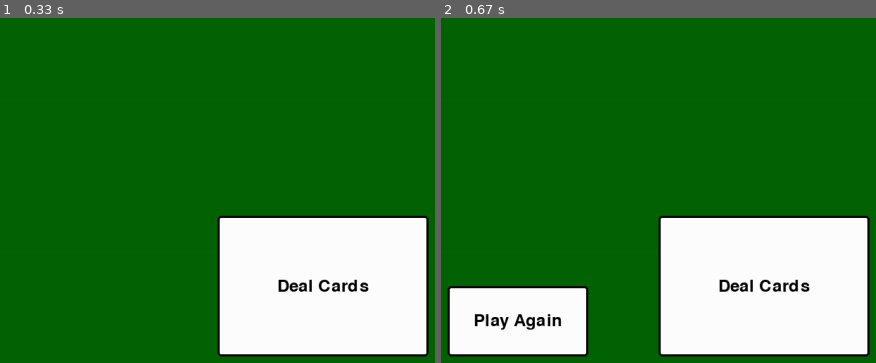
Above: before the commit, frames 1-2 (left to right).
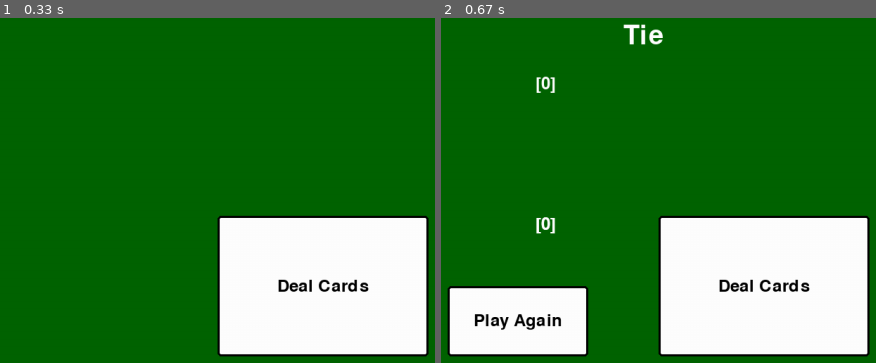
Above: after the commit, the same moments.

Repository: restodruid1/pygameBlackjackGUI
Game: pygame game, started from gamefile.py
Same seed, same stepped clock (60 frames per second), same inputs: the game is played once before the commit and once after it.
Inputs (mouse positions are in pixels of both pictures, inside the frame that each line leads up to):
- Up to frame 1 (0.33 s): no input
- Up to frame 2 (0.67 s): press the mouse at (762, 287) at 0.37 s; move the mouse to (619, 331) at 0.47 s; release the mouse at (outside the picture) at 0.6 s

Frame 1 is identical in both runs. In frame 2, 0.6% of the frame differs, in the area x 21-52%, y 1-63%.

Commit message:
Card total counter & winner feature

Diff:
--- a/gamefile.py
+++ b/gamefile.py
@@ -161,8 +161,6 @@
             dealer_value += 10
         else:
             dealer_value += int(value[0])
-    print(player_value)
-    print(dealer_value)
     return player_value, dealer_value
 
 def display_cards_ext():
@@ -178,7 +176,42 @@
         for i in range(len(dealer_hand)):
             display_player_cards("dealer",dealer_hand[i] ,[(550+((i-1)*100)),100,150,150])
 
-
+def display_dealer_score(total):
+    card_text = f'[{total[1]}]'
+    card_color = 'white'
+    font = pygame.font.Font(None, 36)
+    surface = font.render(card_text,True,card_color)
+    rect = surface.get_rect(x=325, y=100)
+    screen.blit(surface,rect)
+
+
+def display_player_score(total):
+    card_text = f'[{total[0]}]'
+    card_color = 'white'
+    font = pygame.font.Font(None, 36)
+    surface = font.render(card_text,True,card_color)
+    rect = surface.get_rect(x=325, y=300)
+    screen.blit(surface,rect)
+
+def display_winner(total):
+    if ((total[0] > total[1]) and (total[0]) < 22):
+        card_text = "Player Wins!!!!"
+    elif ((total[0] < total[1]) and (total[1]) < 22):
+        card_text = "Dealer Wins"
+    elif (total[0] == total[1]):
+          card_text = "Tie"
+    elif total[0] > 21:
+        card_text = "Player Busts"
+    elif total[1] > 21:
+        card_text = "Dealer Busts"
+    else:
+        card_text = "bug"
+
+    card_color = 'white'
+    font = pygame.font.Font(None, 56)
+    surface = font.render(card_text,True,card_color)
+    rect = surface.get_rect(x=450, y=25)
+    screen.blit(surface,rect)
 
 
 
@@ -204,6 +237,9 @@
     if (new_cards == True and counter > 0):
         test_game = end_game_interface()
         display_cards_ext()
+        display_dealer_score(get_values(user_hand, dealer_hand))
+        display_player_score(get_values(user_hand, dealer_hand))
+        display_winner(get_values(user_hand, dealer_hand))
 
     if new_cards == True and counter == 0:
         test_game = game_interface()
@@ -211,14 +247,19 @@
         if game_over == True:
             test_game = end_game_interface()
             display_cards_ext()
+            display_player_score(get_values(user_hand, dealer_hand))
+            display_dealer_score(get_values(user_hand, dealer_hand))
+            display_winner(get_values(user_hand, dealer_hand))
 
         elif game_over == False:
             if hit == False:
                 test_game = game_interface2()
                 display_cards_ext()
+                display_player_score(get_values(user_hand, dealer_hand))
             else:
                 test_game = game_interface()
                 display_cards_ext()
+                display_player_score(get_values(user_hand, dealer_hand))
 
 
     # poll for events
